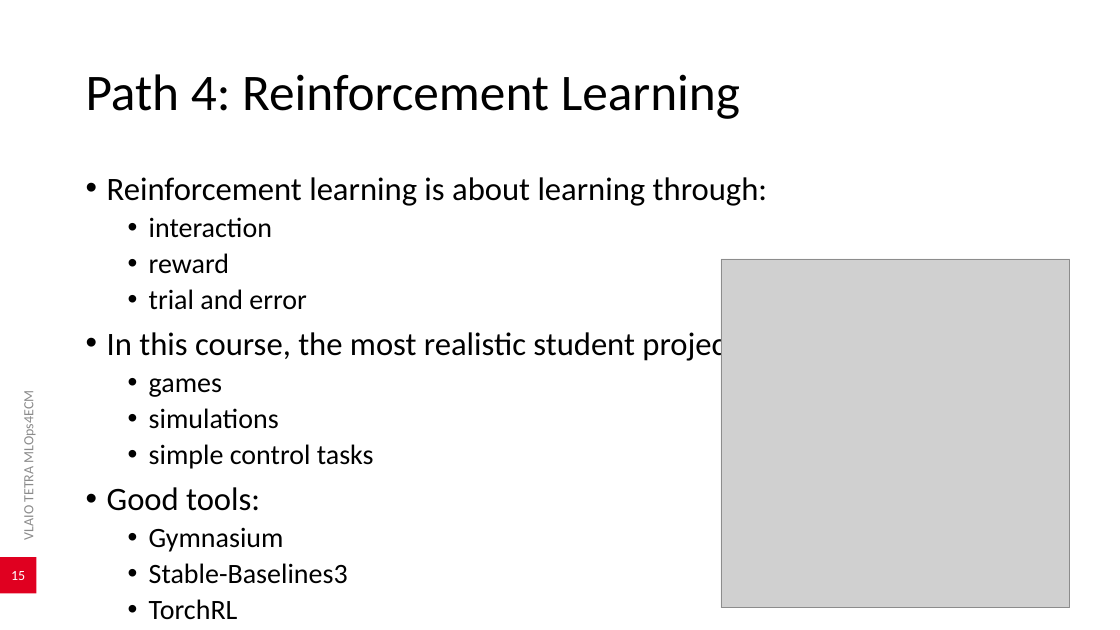
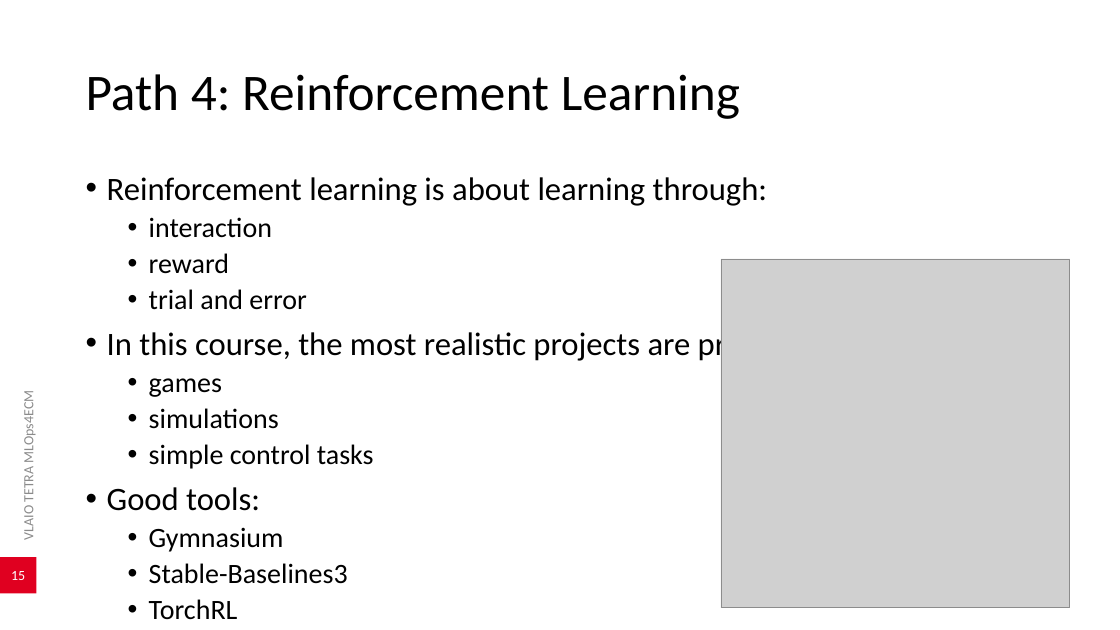
Before and after one commit to AlexanderDhoore/deep-learning-2026, a slide deck: slide 15 of slides/deep-learning-project-directions.pptx. Drawn at 1120x630 pixels with LibreOffice and Linux fonts; fonts in the diff are those of the drawing; grey boxes stand for pictures; background and template pictures are left out. Boxes give left, top, right and bottom in pixels: in the first picture for what was removed or moved away, otherwise in the second. Text is boxed around its words. In the diff, an @@ line names an element or a change of style, - is before the commit and + after.

Commit message:
Rewrite course docs for student-facing voice

```diff
--- a/slides/deep-learning-project-directions.pptx
+++ b/slides/deep-learning-project-directions.pptx
@@ text at [107, 328, 824, 363]: text changed @@
-• In this course, the most realistic student projects are probably:
+• In this course, the most realistic projects are probably:
```
Also in this commit, not shown: 2 other slides changed, 15 other files.
